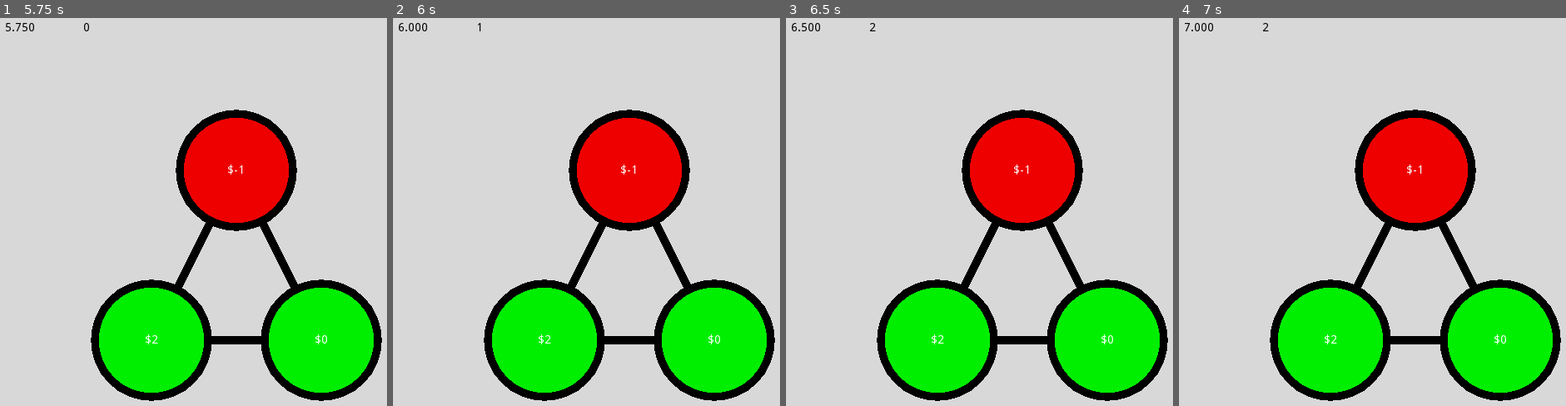
Above: before the commit, frames 1-4 (left to right).
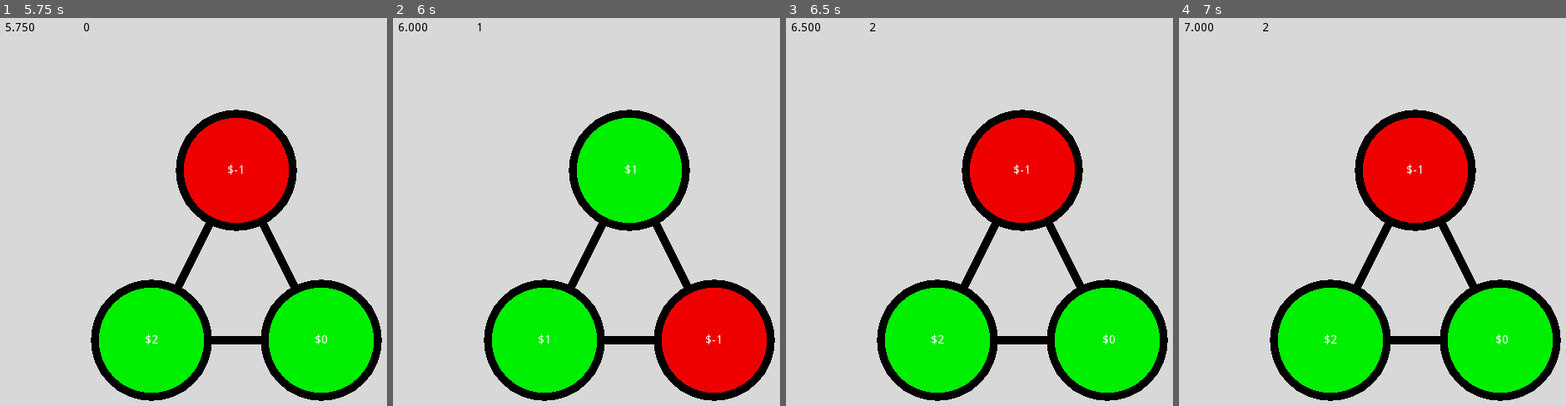
Above: after the commit, the same moments.

Repository: Inglo-Games/dollar-shuffle
Game: Godot game, scene res://scenes/game.tscn
Two runs of this game, one before a commit and one after it. Both use one fixed random seed, a clock stepped at 60 frames per second and the inputs below.
Inputs (mouse positions are in pixels of both pictures, inside the frame that each line leads up to):
- Up to frame 1 (5.75 s): tap Enter at 0.5, 2, 3.5 s; move the mouse to (212, 355) at 0.52 s; click (212, 355) at 0.6 s; right-click (212, 355) at 0.8 s; tap Space at 1.25, 2.75, 4.25 s; move the mouse to (386, 328) at 1.27 s; right-click (386, 328) at 1.35 s; click (386, 328) at 1.55 s; move the mouse to (85, 180) at 2.02 s; click (85, 180) at 2.1 s; right-click (85, 180) at 2.3 s; move the mouse to (263, 254) at 2.77 s; right-click (263, 254) at 2.85 s; click (263, 254) at 3.05 s; move the mouse to (162, 130) at 3.52 s; click (162, 130) at 3.6 s; right-click (162, 130) at 3.8 s; move the mouse to (344, 231) at 4.27 s; right-click (344, 231) at 4.35 s; click (344, 231) at 4.55 s; move the mouse to (135, 281) at 5.02 s; click (135, 281) at 5.1 s; right-click (135, 281) at 5.3 s
- Up to frame 2 (6 s): move the mouse to (679, 146) at 5.77 s; right-click (679, 146) at 5.85 s
- Up to frame 3 (6.5 s): click (1072, 146) at 6.05 s
- Up to frame 4 (7 s): move the mouse to (1391, 355) at 6.52 s; click (1391, 355) at 6.6 s; right-click (1391, 355) at 6.8 s

Frame 1 is identical in both runs. In frame 2, 12% of the frame differs, in the area x 39-97%, y 25-97%; in frame 3, less than 0.1%; in frame 4, less than 0.1%.
Error in both runs: Invalid get index 'position' (on base: 'InputEventKey'). (res://scripts/graph_node.gd:53)

Commit message:
Adding function to force redraw nodes

Diff:
--- a/scripts/level.gd
+++ b/scripts/level.gd
@@ -96,23 +96,32 @@
 	line.default_color = BLACK
 	get_parent().call_deferred("add_child", line)
 
-# Function that gives points
+# Callback to give points to neighbors
 func node_give_points(node):
 	# Give points to all neighbors
 	graph.give_points(node)
 	# Record move
 	moves.append(Vector2(node, 1))
-	# Update moves label
-	score.text = str(len(moves))
+	# Update nodes UI
+	update_nodes_and_score()
 
-# Callback for long pressing on node
+# Callback for taking points
 func node_take_points(node):
 	# Take points from all neighbors
 	graph.take_points(node)
 	# Record move
 	moves.append(Vector2(node, -1))
-	# Update moves label
+	# Update nodes UI
+	update_nodes_and_score()
+
+# Function to update all nodes' labels, colors, and score
+func update_nodes_and_score():
+	# Update the moves label
 	score.text = str(len(moves))
+	# Force redraw of all node's UI
+	var ui_nodes = get_tree().get_nodes_in_group("ui_nodes")
+	for ui in ui_nodes:
+		ui.update()
 
 # Undo last move
 func undo():
